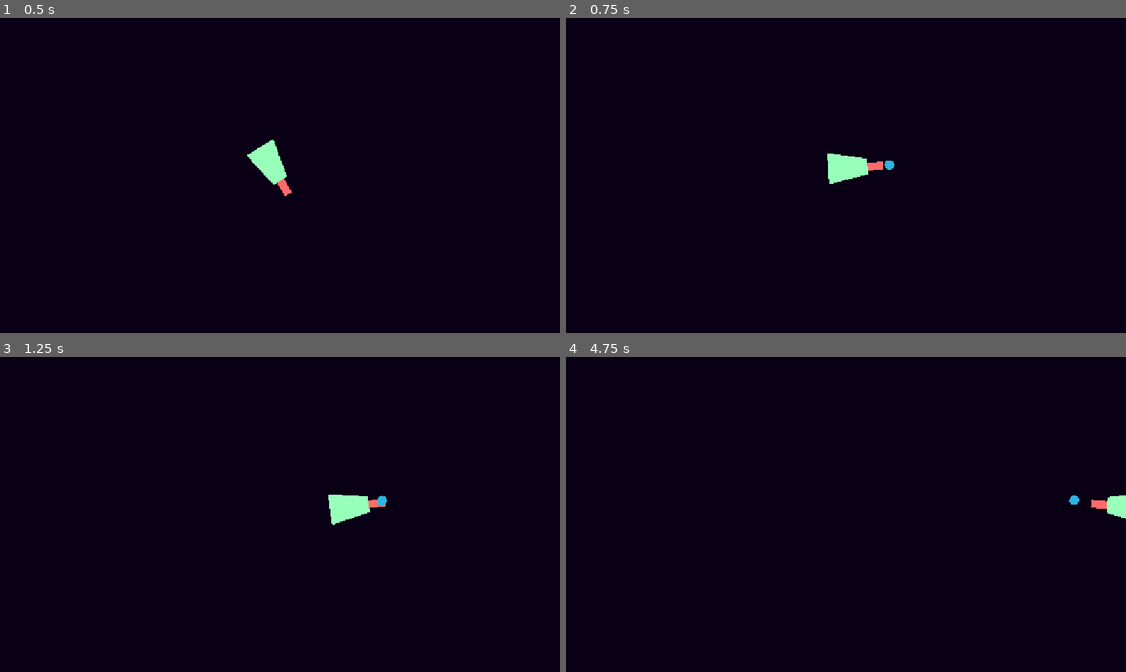
Above: before the commit, frames 1-4 (two rows, left to right).
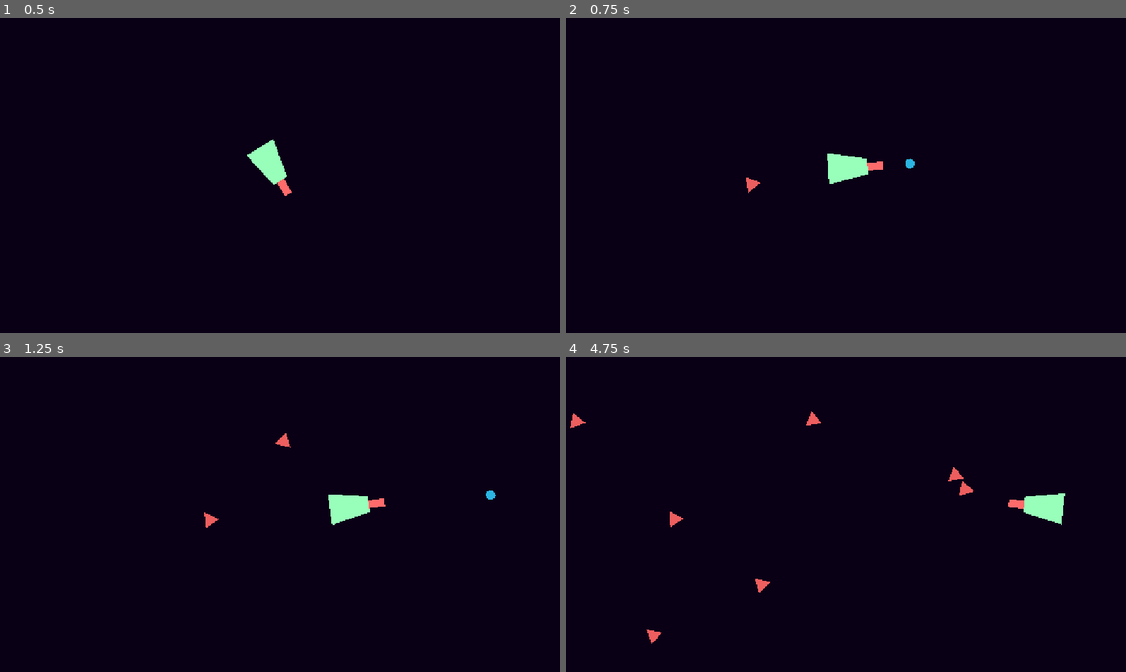
Above: after the commit, the same moments.

Repository: AkashR04/Polygon-shoot
Game: Godot game, scene res://scenes/game.tscn
Same seed, same stepped clock (60 frames per second), same inputs: the game is played once before the commit and once after it.
Inputs (mouse positions are in pixels of both pictures, inside the frame that each line leads up to):
- Up to frame 1 (0.5 s): no input
- Up to frame 2 (0.75 s): tap Enter (ui_accept) at 0.5 s; move the mouse to (969, 159) at 0.52 s; hold D (right) from 0.53 s (still down); tap Space (shoot) at 0.6 s
- Up to frame 3 (1.25 s): keep holding D (right); tap Enter (ui_accept) at 0.77 s
- Up to frame 4 (4.75 s): move the mouse to (728, 530) at 1.27 s; tap Space (shoot) every 0.75 s from 1.35 to 4.35 s; tap Enter (ui_accept) at 1.52, 3.02, 3.77, 4.52 s; move the mouse to (902, 445) at 2.02 s; release D (right) at 2.03 s; hold A (left) 2.03-2.78 s; move the mouse to (818, 577) at 2.77 s; hold D (right) 2.78-4.28 s; move the mouse to (1014, 561) at 3.52 s; move the mouse to (672, 467) at 4.27 s; hold A (left) from 4.28 s (still down)

Frame 1 is identical in both runs. In frame 2, 0.1% of the frame differs, in the area x 32-63%, y 44-56%; in frame 3, 0.2%; in frame 4, 1.3%, in the area x 0-100%, y 17-92%.

Commit message:
Added enemies and walls

Diff:
--- a/project.godot
+++ b/project.godot
@@ -18,6 +18,10 @@
 [display]
 
 window/stretch/mode="canvas_items"
+
+[global_group]
+
+enemies=""
 
 [input]
 
--- a/scenes/bullet.tscn
+++ b/scenes/bullet.tscn
@@ -18,4 +18,5 @@
 one_shot = true
 autostart = true
 
+[connection signal="body_entered" from="." to="." method="_on_body_entered"]
 [connection signal="timeout" from="Timer" to="." method="_on_timer_timeout"]
--- /dev/null
+++ b/scenes/enemies.tscn
@@ -0,0 +1,19 @@
+[gd_scene format=3 uid="uid://cxdpa1cfjh5lx"]
+
+[ext_resource type="Script" uid="uid://c0ftxu7fss6wg" path="res://scripts/enemies.gd" id="1_y16gg"]
+
+[sub_resource type="CircleShape2D" id="CircleShape2D_m488i"]
+radius = 9.0
+
+[node name="enemies" type="CharacterBody2D" unique_id=1205682997 groups=["enemies"]]
+script = ExtResource("1_y16gg")
+
+[node name="Polygon2D" type="Polygon2D" parent="." unique_id=560274030]
+position = Vector2(8, -8)
+scale = Vector2(0.8333333, 1.3333334)
+color = Color(0.93, 0.37199998, 0.37199998, 1)
+polygon = PackedVector2Array(-24, -6, 9.6, 5.9999995, -24, 18)
+
+[node name="CollisionShape2D" type="CollisionShape2D" parent="." unique_id=781086661]
+position = Vector2(-2, 0)
+shape = SubResource("CircleShape2D_m488i")
--- a/scenes/game.tscn
+++ b/scenes/game.tscn
@@ -1,8 +1,43 @@
 [gd_scene format=3 uid="uid://bmc1ac7mv16gp"]
 
 [ext_resource type="PackedScene" uid="uid://b77styge4hqx" path="res://scenes/player.tscn" id="1_uwrxv"]
+[ext_resource type="Script" uid="uid://3o1hvp4842qi" path="res://scripts/game.gd" id="1_yqjtg"]
+
+[sub_resource type="WorldBoundaryShape2D" id="WorldBoundaryShape2D_uwrxv"]
+
+[sub_resource type="WorldBoundaryShape2D" id="WorldBoundaryShape2D_yqjtg"]
+
+[sub_resource type="WorldBoundaryShape2D" id="WorldBoundaryShape2D_lnu2h"]
+
+[sub_resource type="WorldBoundaryShape2D" id="WorldBoundaryShape2D_lbhrr"]
 
 [node name="Game" type="Node2D" unique_id=1088870385]
+script = ExtResource("1_yqjtg")
 
 [node name="Player" parent="." unique_id=1945577251 instance=ExtResource("1_uwrxv")]
 position = Vector2(565, 306)
+
+[node name="Walls" type="StaticBody2D" parent="." unique_id=414107895]
+
+[node name="Top" type="CollisionShape2D" parent="Walls" unique_id=1289030813]
+rotation = 3.1415927
+shape = SubResource("WorldBoundaryShape2D_uwrxv")
+
+[node name="Left" type="CollisionShape2D" parent="Walls" unique_id=644161982]
+rotation = 1.5707964
+shape = SubResource("WorldBoundaryShape2D_yqjtg")
+
+[node name="Bottom" type="CollisionShape2D" parent="Walls" unique_id=2046112548]
+position = Vector2(0, 650)
+shape = SubResource("WorldBoundaryShape2D_lnu2h")
+
+[node name="Right" type="CollisionShape2D" parent="Walls" unique_id=2099371906]
+position = Vector2(1152, 0)
+rotation = 4.712389
+shape = SubResource("WorldBoundaryShape2D_lbhrr")
+
+[node name="Timer" type="Timer" parent="." unique_id=1957408267]
+wait_time = 0.5
+autostart = true
+
+[connection signal="timeout" from="Timer" to="." method="_on_timer_timeout"]
--- a/scenes/player.tscn
+++ b/scenes/player.tscn
@@ -1,6 +1,14 @@
 [gd_scene format=3 uid="uid://b77styge4hqx"]
 
 [ext_resource type="Script" uid="uid://7cna8rg76py0" path="res://scripts/player.gd" id="1_3vyb7"]
+
+[sub_resource type="CapsuleShape2D" id="CapsuleShape2D_3vyb7"]
+radius = 8.0
+height = 32.0
+
+[sub_resource type="CapsuleShape2D" id="CapsuleShape2D_g2els"]
+radius = 19.0
+height = 80.0
 
 [node name="Player" type="CharacterBody2D" unique_id=1945577251]
 script = ExtResource("1_3vyb7")
@@ -16,10 +24,15 @@
 color = Color(0.59690315, 1, 0.7309574, 1)
 polygon = PackedVector2Array(-48, -32, 24, -16, 24, 16, -48, 32)
 
-[node name="CollisionPolygon2D" type="CollisionPolygon2D" parent="." unique_id=970367974]
-position = Vector2(0, 2.3841858e-07)
-scale = Vector2(0.93749994, 0.7578125)
-polygon = PackedVector2Array(-48, -32, 32, -16, 32, -8, 64, -8, 64, 8, 32, 8, 32, 16, -48, 32)
-
 [node name="start_bullet_pos" type="Node2D" parent="." unique_id=746473218]
 position = Vector2(72, 0)
+
+[node name="CollisionShape2D" type="CollisionShape2D" parent="." unique_id=1470691452]
+position = Vector2(48, 0)
+rotation = 1.5707964
+shape = SubResource("CapsuleShape2D_3vyb7")
+
+[node name="CollisionShape2D2" type="CollisionShape2D" parent="." unique_id=1104657149]
+position = Vector2(-8, 0)
+rotation = 1.5707964
+shape = SubResource("CapsuleShape2D_g2els")
--- a/scripts/bullet.gd
+++ b/scripts/bullet.gd
@@ -2,7 +2,7 @@
 
 # Defining direction as a Vector2 variable
 var direction: Vector2
-const SPEED = 4
+const SPEED = 10
 #Now to define movement in physics method
 func _physics_process(delta: float) -> void:
 	global_position += direction * SPEED
@@ -10,3 +10,10 @@
 
 func _on_timer_timeout() -> void:
 	queue_free() # Replace with function body.
+
+
+func _on_body_entered(body: Node2D) -> void:
+	if body.is_in_group("enemies"):
+		#print("Enemy hit")
+		body.queue_free()
+		queue_free()
--- /dev/null
+++ b/scripts/enemies.gd
@@ -0,0 +1,12 @@
+extends CharacterBody2D
+
+
+const SPEED = 100.0
+# Lets get the player using on ready and root to get the Player from the scene
+@onready var player = $/root/Game/Player
+
+func _physics_process(delta: float) -> void:
+	velocity = (player.global_position - global_position).normalized() * SPEED
+
+	look_at(player.global_position)
+	move_and_slide()
--- /dev/null
+++ b/scripts/game.gd
@@ -0,0 +1,23 @@
+extends Node2D
+
+var enemy_scene = preload("res://scenes/enemies.tscn")
+@onready var player = $Player
+# Called when the node enters the scene tree for the first time.
+func _ready() -> void:
+	pass # Replace with function body.
+
+
+# Called every frame. 'delta' is the elapsed time since the previous frame.
+func _process(delta: float) -> void:
+	pass
+
+
+func _on_timer_timeout() -> void:
+	var enemy = enemy_scene.instantiate()
+	enemy.global_position = player.global_position
+
+	while enemy.global_position.distance_squared_to(player.global_position) < 10000:
+		enemy.global_position.x = randi_range(0, get_viewport_rect().size.x)
+		enemy.global_position.y = randi_range(0, get_viewport_rect().size.y)
+
+	add_child(enemy)
--- a/scripts/player.gd
+++ b/scripts/player.gd
@@ -3,6 +3,7 @@
 
 const SPEED = 300.0
 @onready var start_bullet_pos = $start_bullet_pos
+@onready var is_reload = false
 var bullet_scene = preload("res://scenes/bullet.tscn")
 #const JUMP_VELOCITY = -400.0
 func get_input():
@@ -44,3 +45,10 @@
 	# Calling function to move according to input, scratch that idea since everytime it calls the function it will just get the top input
 	get_input()
 	move_and_slide()
+
+	for i in range(get_slide_collision_count()):
+		var collision = get_slide_collision(i)
+
+		if collision.get_collider().is_in_group("enemies") and not is_reload:
+			is_reload = true
+			get_tree().reload_current_scene()
Not shown, changed: docs/Notes.txt
Not shown, added: scripts/enemies.gd.uid
Not shown, added: scripts/game.gd.uid
